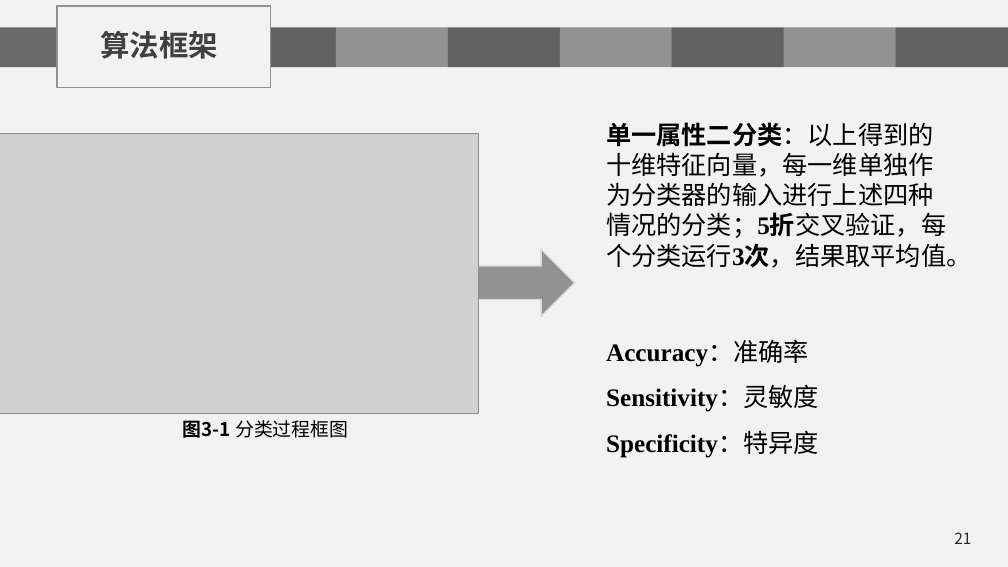
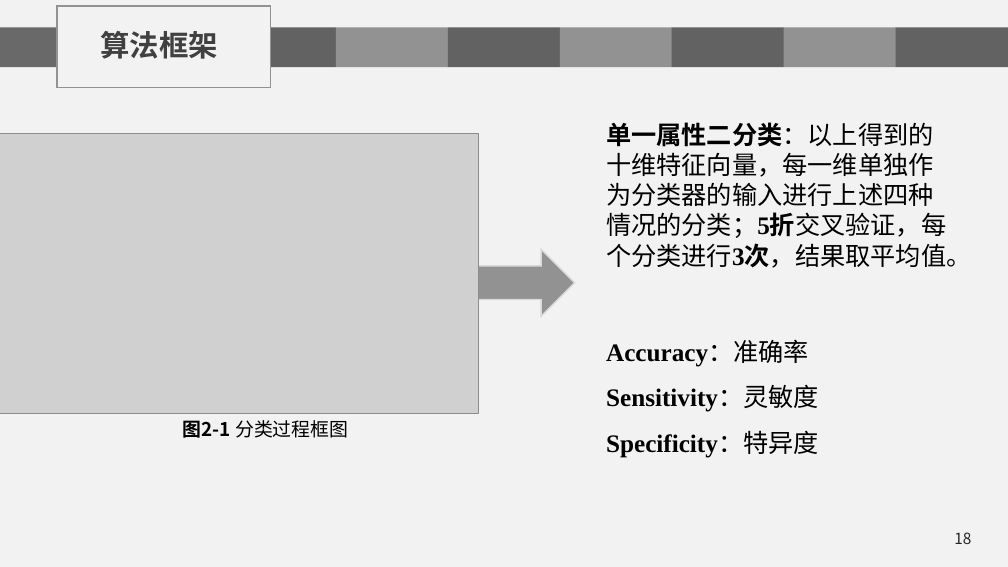
Before and after one commit to chenshuaihua/Graduate, a slide deck: slide 18 of 毕设文件/陈帅华-2016014016-自实1601-中期答辩.pptx (slide 21 before the commit). Drawn at 1008x567 pixels with LibreOffice and Linux fonts; fonts in the diff are those of the drawing; grey boxes stand for pictures; background and template pictures are left out. Boxes give left, top, right and bottom in pixels: in the first picture for what was removed or moved away, otherwise in the second. Text is boxed around its words. In the diff, an @@ line names an element or a change of style, - is before the commit and + after.

```diff
--- a/毕设文件/陈帅华-2016014016-自实1601-中期答辩.pptx
+++ b/毕设文件/陈帅华-2016014016-自实1601-中期答辩.pptx
@@ text at box(606, 122, 971, 268): text changed @@
-单一属性二分类：以上得到的十维特征向量，每一维单独作为分类器的输入进行上述四种情况的分类；5折交叉验证，每个分类运行3次，结果取平均值。
+单一属性二分类：以上得到的十维特征向量，每一维单独作为分类器的输入进行上述四种情况的分类；5折交叉验证，每个分类进行3次，结果取平均值。
@@ text at box(183, 420, 348, 438): text changed @@
-图3-1 分类过程框图
+图2-1 分类过程框图
@@ page number at box(954, 532, 971, 544): text changed @@
-21
+18
```
Also in this commit, not shown: 24 other slides changed, 2 slides added, 24 slides removed, 1 other file.
